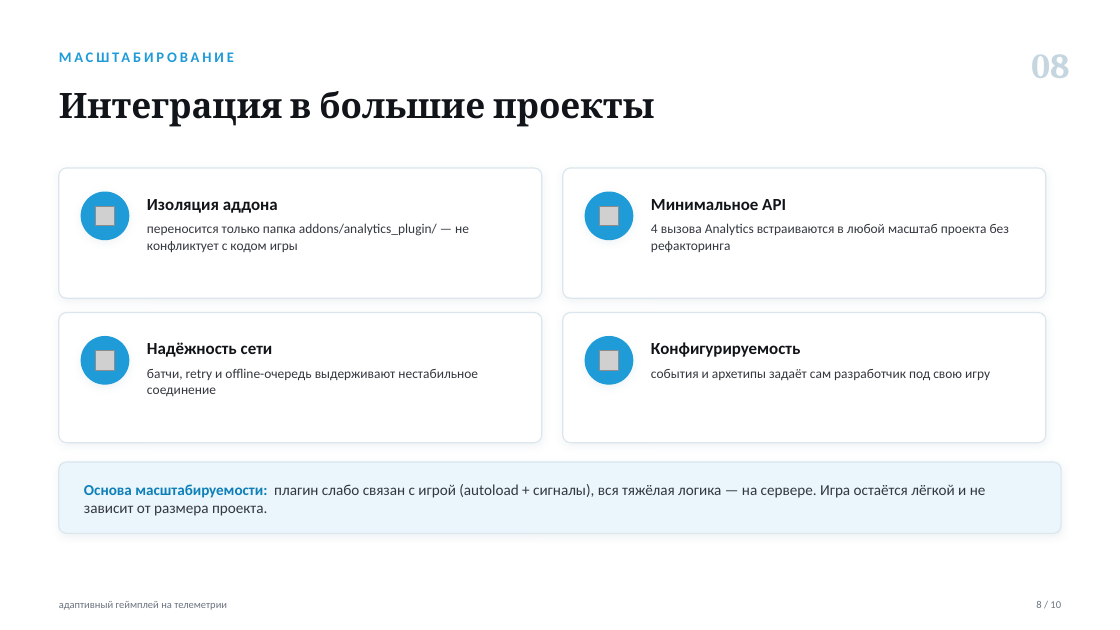
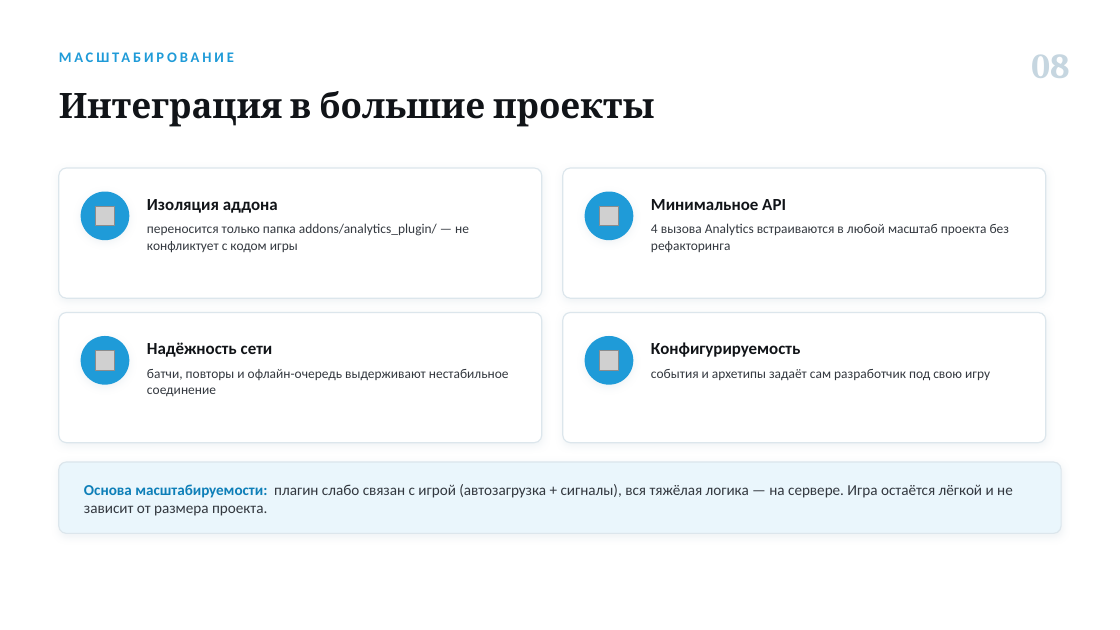
Before and after one commit to Antizi/diplom-Game_Plugs_Ai, a slide deck: slide 8 of presentations/Артамонов_ВКР_телеметрия.pptx. Drawn at 1120x630 pixels with LibreOffice and Linux fonts; fonts in the diff are those of the drawing; grey boxes stand for pictures. Boxes give left, top, right and bottom in pixels: in the first picture for what was removed or moved away, otherwise in the second. Text is boxed around its words. In the diff, an @@ line names an element or a change of style, - is before the commit and + after.

```diff
--- a/presentations/Артамонов_ВКР_телеметрия.pptx
+++ b/presentations/Артамонов_ВКР_телеметрия.pptx
@@ text at (x1=147, y1=369, x2=509, y2=396): text changed @@
-батчи, retry и offline-очередь выдерживают нестабильное соединение
+батчи, повторы и офлайн-очередь выдерживают нестабильное соединение
@@ text at (x1=84, y1=484, x2=1013, y2=516): text changed @@
-Основа масштабируемости: плагин слабо связан с игрой (autoload + сигналы), вся тяжёлая логика — на сервере. Игра остаётся лёгкой и не зависит от размера проекта.
+Основа масштабируемости: плагин слабо связан с игрой (автозагрузка + сигналы), вся тяжёлая логика — на сервере. Игра остаётся лёгкой и не зависит от размера проекта.
@@ text removed at (x1=59, y1=601, x2=227, y2=610) @@
-адаптивный геймплей на телеметрии
@@ text removed at (x1=1036, y1=601, x2=1061, y2=608) @@
-8 / 10
```
Also in this commit, not shown: 8 other slides changed, 1 slide added, 1 slide removed, 6 other files.
